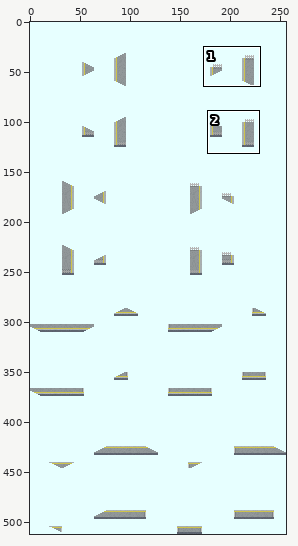
File history of a sprite sheet, source/YIC_platform-1_Diagonal-Side.png. The first picture is a wide view before the edit; the outline marks the close-up.
Close-up. Before the edit:
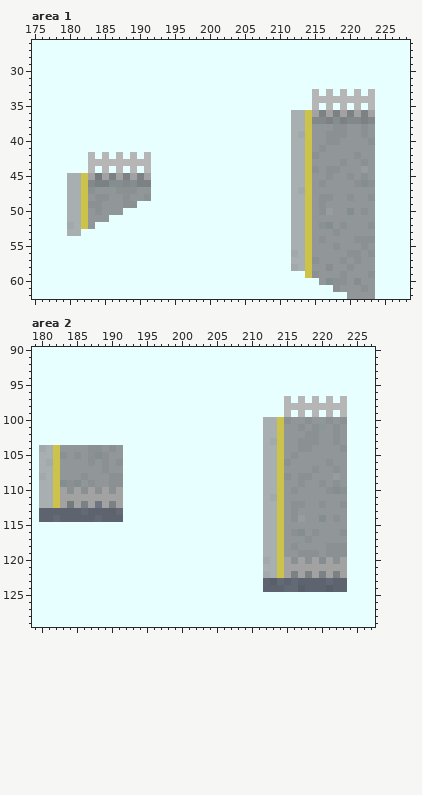
The file is 256x512 pixels. Colours within 5 levels of each other are drawn and written as one. Shown: area 1: x 175..228, y 26..62; area 2: x 179..227, y 90..129. The commit also changed other parts of the picture, which this record leaves out.
After:
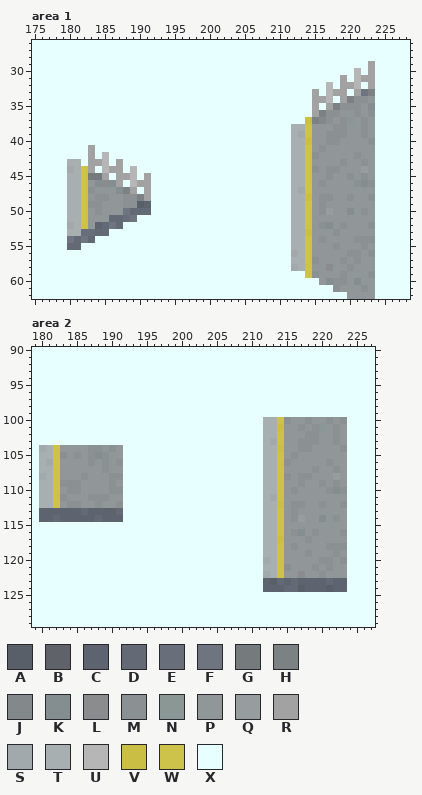
Palette (. is transparent): A #585f69  B #5f6369  C #5e646f  D #636a75  E #696f7a  F #6f7580  G #757a7c  H #7c8183  J #83888a  K #848e90  L #8a8c8d  M #8b9193  N #8b9795  P #919799  Q #979c9e  R #a2a2a2  S #a2a9ac  T #a8afb1  U #b6b6b6  V #cabf44  W #cec34a  X #e7ffff
What changed:
Changed rows in their new state; - is an unchanged pixel.
Area 1:
first column x 180:
29 -------------------------------------------R
30 -----------------------------------------U-R
31 ---------------------------------------R-URR
32 -------------------------------------U-RRU-R
33 -----------------------------------R--RR-RFH
34 -----------------------------------RR-XRHMMP
35 -----------------------------------R-RHMMMPK
36 --------------------------------XXX--MMPPMPM
37 --------------------------------XXVH-MPMNPMP
40 ----------------------------------V---------
41 ---R----------------------------------------
42 ---R---X-X-X--------------------------------
43 TT-RR-XRXXXX--------------------------------
44 STWR--RR---X--------------------------------
45 ---G--X-RUX---------------------------------
46 ---PKL-RXURR--------------------------------
47 -------KHRXR--------------------------------
48 ---------MHR----------------------V---------
49 ----------AC--------------------------------
50 --------FDDD--------------------------------
51 ------DDEF----------------------------------
52 ----CDFD------------------------------------
53 --EEDD----------------------------V---------
54 FDFD----------------------------------------
55 DD------------------------------------------
Area 2:
first column x 214:
 97 -X-X-X-X-X
 98 -XXXXXXXXX
 99 -X-X-X-X-X
101 V---------
104 V---------
first column x 183:
109 M-M-P---P-----------------------
110 P-MPPPP-M-----------------------
111 MPPPMMMPP-----------------------
112 PMMPPMPPM----------------------V
first column x 214:
117 V---------
119 ---P-P-P-P
120 -PPPPPMMPM
121 -MPPPMPMPP
122 -PPLPPMPPP
